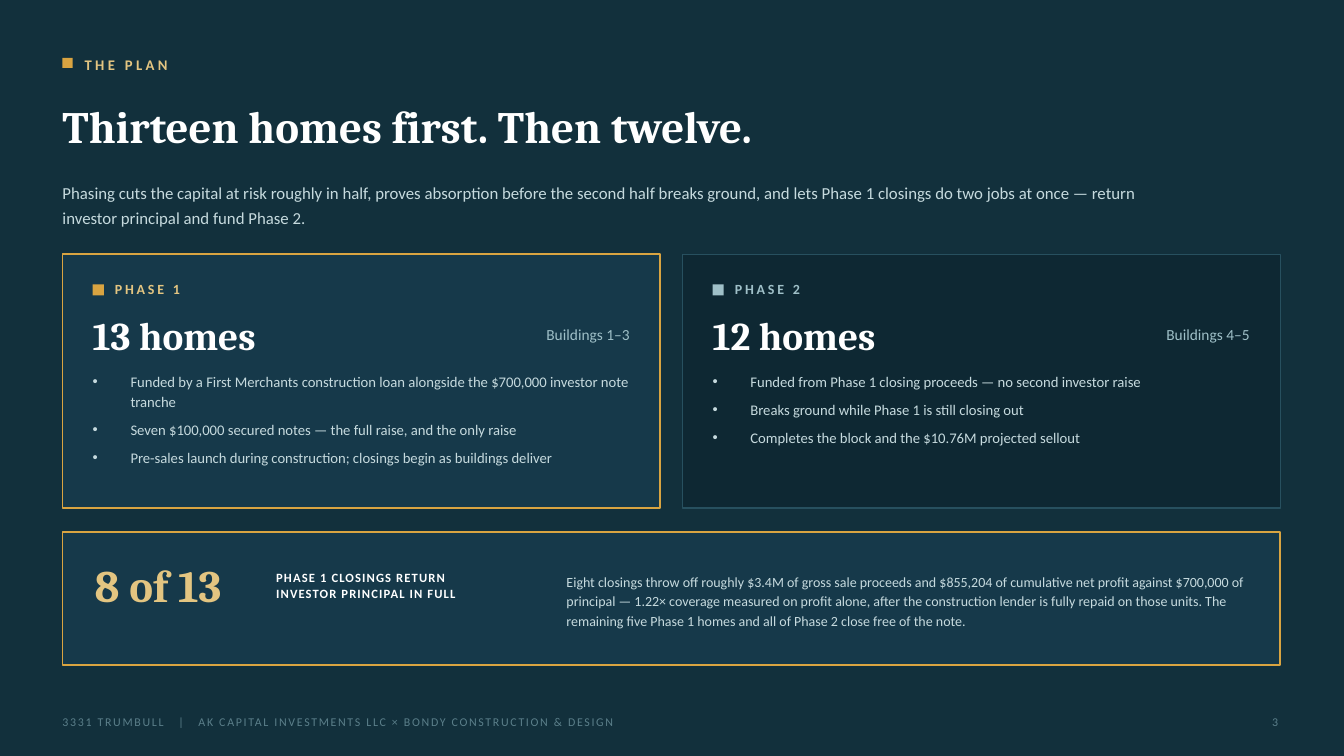
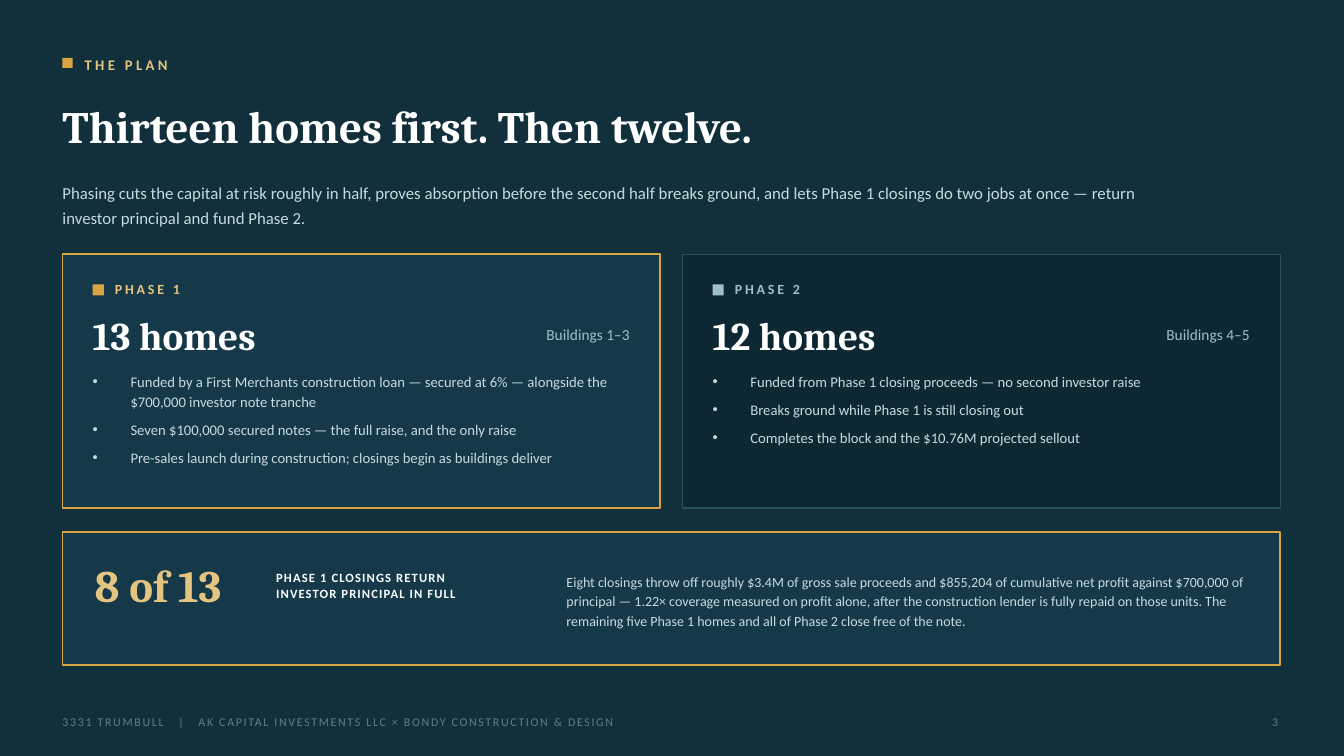
Before and after one commit to KevinSimpson9/3331-trumbull, a slide deck: slide 3 of deck/3331-Trumbull-Investor-Deck-Aug-2026.pptx. Drawn at 1344x756 pixels with LibreOffice and Linux fonts; fonts in the diff are those of the drawing. Boxes give left, top, right and bottom in pixels: in the first picture for what was removed or moved away, otherwise in the second. Text is boxed around its words. In the diff, an @@ line names an element or a change of style, - is before the commit and + after.

```diff
--- a/deck/3331-Trumbull-Investor-Deck-Aug-2026.pptx
+++ b/deck/3331-Trumbull-Investor-Deck-Aug-2026.pptx
@@ text at (131, 377, 607, 409): text changed @@
-• Funded by a First Merchants construction loan alongside the $700,000 investor note tranche
+• Funded by a First Merchants construction loan — secured at 6% — alongside the $700,000 investor note tranche
```
Also in this commit, not shown: 2 other slides changed, 3 other files.
